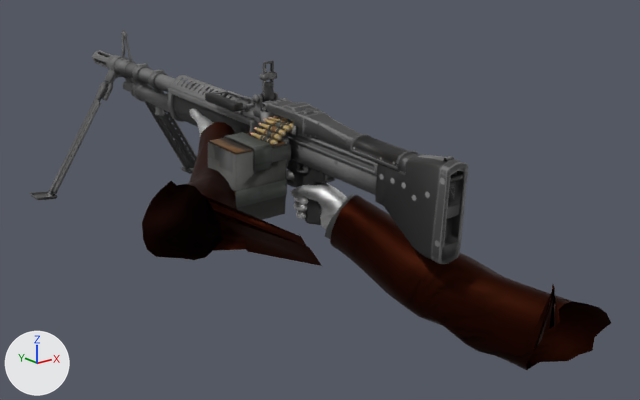
The OBJ model GameData/Animations/LMG/Fire/frame_26.obj as it was, and as the next commit left it.
Before and after are seen from a 50 mm camera at (-1.46, -1.51, 0.38) aimed at (0.17, 0.53, -0.43). Arrows for +X, +Y and +Z are at lower left; the lights stay in place. Where no turn or scale is listed for an object, it has been applied to the vertices.
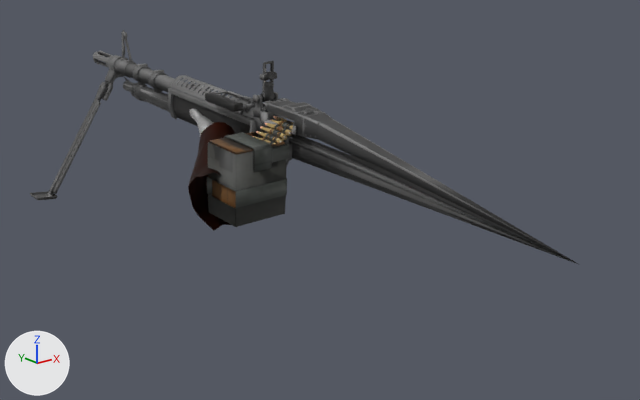
The edits, one by one:
me_mesh_005 is used by ob_mesh_005; location (0.0, 0.0, 0.0).
me_mesh_005 had 10811 vertices, 20781 faces, 17 loose edges and spanned x -0.31..0.41, y -0.09..1.81, z -0.62..0.0.
me_mesh_005 now has 3878 vertices, 6644 faces, 13 loose edges and spans x -0.31..0.14, y -0.45..1.81, z -0.62..0.0.
me_mesh_005 part 1: 19 loose pieces with 1958 vertices, spanning x -0.1..0.41, y -0.08..1.68, z -0.62..-0.13, are deleted.
me_mesh_005 part 2: 207 vertices moved within x -0.11..0.12, y 0.49..1.81, z -0.3..-0.09; 5053 vertices removed from x -0.15..0.15, y -0.09..1.81, z -0.45..-0.06; 77 vertices added at x -0.06..0.11, y 0.51..1.47, z -0.24..-0.02.
me_mesh_005 part 3: 1 vertex added at x 0.12, y -0.45, z -0.34.
me_playermodelmerged_001_playermodelmerged is used by ob_playermodelmerged_001_playermodelmerged; location (0.0, 0.0, 0.0).
me_playermodelmerged_001_playermodelmerged had 1157 vertices, 2192 faces and spanned x -0.496..0.461, y -0.334..1.06, z -0.752..-0.205.
me_playermodelmerged_001_playermodelmerged now has 475 vertices, 890 faces and spans x -0.222..0.145, y 0.543..1.06, z -0.479..-0.205.
me_playermodelmerged_001_playermodelmerged part 4: the loose piece of 328 vertices spanning x 0.043..0.142, y 0.284..0.566, z -0.478..-0.325 is deleted.
me_playermodelmerged_001_playermodelmerged part 5: the loose piece of 208 vertices spanning x 0.025..0.461, y -0.334..0.363, z -0.752..-0.347 is deleted.
me_playermodelmerged_001_playermodelmerged part 6: the loose piece of 40 vertices spanning x 0.027..0.167, y 0.225..0.38, z -0.512..-0.347 is deleted.
Part 7, on me_playermodelmerged_001_playermodelmerged:
106 vertices are removed from x -0.496..-0.135, y -0.035..0.642, z -0.481..-0.237.
210 faces are deleted.

Pixel boxes (x1, y1, x2, y2) of what changed, in the pictures (640 x 400 px):
'Mesh.005', reshaped (26% wider)
    before: (30, 30, 468, 264)
    after: (30, 30, 580, 265)
'PlayerModelMerged.001_PlayerModelMerged', reshaped
    before: (142, 109, 611, 370)
    after: (188, 109, 236, 230)
part 1 of me_mesh_005, deleted (black)
    before: (133, 79, 463, 225)
part 2 of me_mesh_005, cut back
    before: (92, 51, 468, 264)
    after: (95, 51, 296, 157)
part 3 of me_mesh_005, added
    after: (289, 122, 580, 265)
part 4 of me_playermodelmerged_001_playermodelmerged, deleted
    before: (286, 170, 347, 229)
part 5 of me_playermodelmerged_001_playermodelmerged, deleted (black)
    before: (330, 195, 611, 370)
part 6 of me_playermodelmerged_001_playermodelmerged, deleted
    before: (325, 194, 354, 239)
part 7 of me_playermodelmerged_001_playermodelmerged, deleted
    before: (142, 172, 322, 266)
